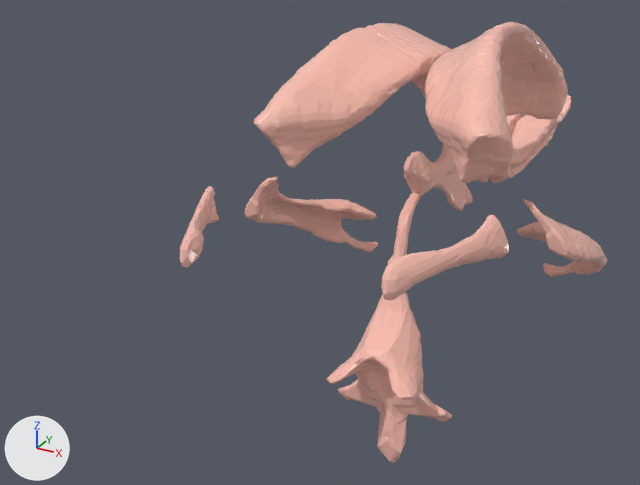
Before and after pictures for a commit that changed the glTF model head-neuroanatomy-3d/assets/ventricles.glb.
The view is the same before and after, from a 50 mm camera at (84.0, -200.0, 83.0) aimed at (-21.0, -9.0, -12.0). Lighting does not change. The marker at lower left points along +X, +Y and +Z. The picture after the commit comes second. Where no turn or scale is listed for an object, it has been applied to the vertices.

In view in the first picture: 'cerebral_aqueduct', 'fourth_ventricle', 'lateral_ventricle_lh', 'lateral_ventricle_rh', 'third_ventricle'.
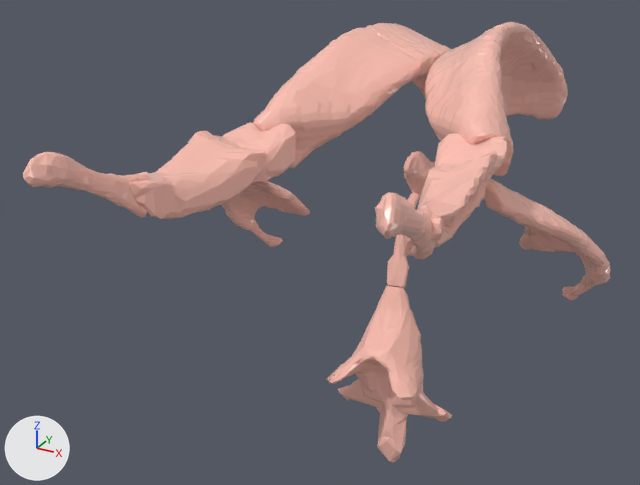
Edits to the bpy script that builds the scene:
```text
Change me_lateral_ventricle_lh:
    used by ob_lateral_ventricle_lh; location = (0.0, 0.0, 0.0)
    remove me_lateral_ventricle_lh.from_pydata(...)  # 3321 vertices, 6619 faces; spans x -44.0..4.0, y -65.0..97.0, z -30.0..41.0
    add me_lateral_ventricle_lh.from_pydata(...)  # 3319 vertices, 6618 faces; spans x -55.0..0.0, y -92.0..67.0, z -24.0..41.0
    me_lateral_ventricle_lh part 3: the loose piece of 313 vertices spanning x -13.0..4.0, y 50.0..97.0, z -13.0..9.0 is multiplied about its middle by the matrix ((0.97, 0.232, 0.076), (-0.244, 0.942, 0.23), (-0.018, -0.242, 0.97)), then moved by (-26.0, -119.0, 21.0)
    me_lateral_ventricle_lh part 4: 245 vertices moved from x -41.0..-22.0, y -65.0..3.0, z -10.0..11.0 to x -41.0..-30.0, y -92.0..3.0, z -10.0..33.0; 625 vertices removed from x -44.0..-18.0, y -14.0..30.0, z -30.0..5.0; 623 vertices added at x -55.0..-24.0, y -31.0..8.0, z -24.0..18.0
Change me_lateral_ventricle_rh:
    used by ob_lateral_ventricle_rh; location = (0.0, 0.0, 0.0)
    remove me_lateral_ventricle_rh.from_pydata(...)  # 3321 vertices, 6619 faces; spans x 0.0..50.0, y -66.0..97.0, z -25.0..45.0
    add me_lateral_ventricle_rh.from_pydata(...)  # 3319 vertices, 6618 faces; spans x 0.0..53.0, y -93.0..66.0, z -19.0..45.0
    me_lateral_ventricle_rh part 1: the loose piece of 313 vertices spanning x 4.0..19.0, y 50.0..97.0, z -12.0..10.0 is multiplied about its middle by the matrix ((0.975, -0.208, -0.076), (0.22, 0.944, 0.247), (0.021, -0.257, 0.966)), then moved by (19.0, -120.0, 25.0)
    me_lateral_ventricle_rh part 2: 246 vertices moved from x 22.0..49.0, y -66.0..8.0, z -9.0..17.0 to x 30.0..49.0, y -93.0..1.0, z -8.0..38.0; 621 vertices removed from x 24.0..50.0, y -15.0..29.0, z -25.0..12.0; 619 vertices added at x 23.0..53.0, y -31.0..7.0, z -19.0..23.0
```

Where the change shows, as pixel boxes [x1, y1, x2, y2] in the pictures (640 x 485 px; the box of a moved part takes in the faces that stretch with it):
'lateral_ventricle_lh', reshaped (24% wider, 9% shorter)
    before: [179, 23, 525, 268]
    after: [23, 23, 451, 247]
'lateral_ventricle_rh', reshaped
    before: [381, 22, 607, 300]
    after: [375, 22, 611, 300]
part 1 of me_lateral_ventricle_rh, moved or reshaped
    before: [490, 95, 572, 183]
    after: [403, 133, 508, 256]
part 2 of me_lateral_ventricle_rh, moved or reshaped
    before: [381, 199, 607, 300]
    after: [375, 179, 611, 300]
part 3 of me_lateral_ventricle_lh, moved or reshaped (mostly hidden before)
    before: [479, 114, 525, 182]
    after: [130, 122, 296, 219]
part 4 of me_lateral_ventricle_lh, moved or reshaped
    before: [179, 177, 378, 268]
    after: [23, 152, 310, 247]
'third_ventricle', unchanged, covered by the edit
    before: [404, 144, 473, 211]
    after: [404, 151, 436, 197]
